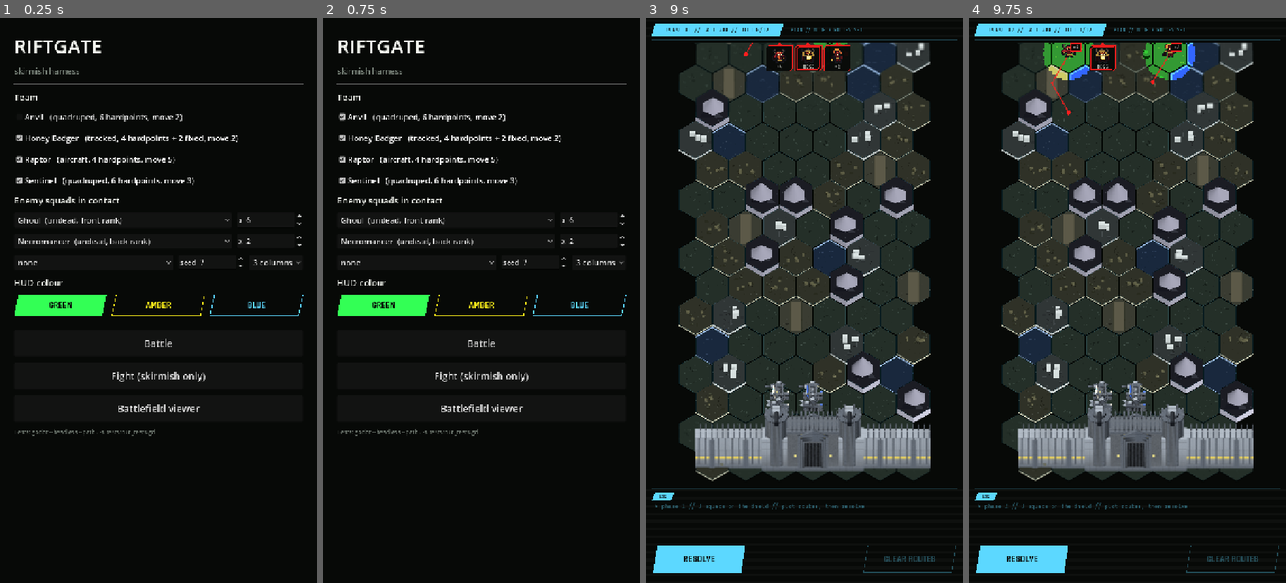
Above: before the commit, frames 1-4 (left to right).
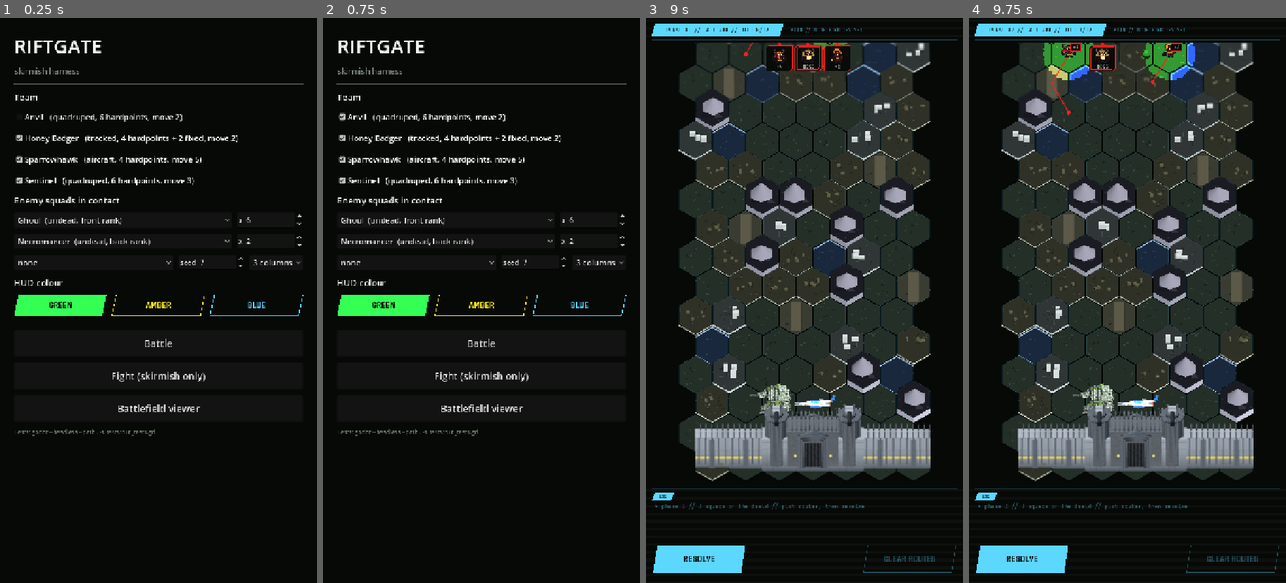
Above: after the commit, the same moments.

Repository: ryanjdmartin/riftgate
Game: Godot game, scene res://game/harness.tscn
Two runs of this game, one before a commit and one after it. Both use one fixed random seed, a clock stepped at 60 frames per second and the inputs below.
Inputs (mouse positions are in pixels of both pictures, inside the frame that each line leads up to):
- Up to frame 1 (0.25 s): no input
- Up to frame 2 (0.75 s): click "Anvil (quadruped, 6 hardpoint…" at 0.5 s
- Up to frame 3 (9 s): click "Honey Badger (tracked, 4 hard…" at 1.25 s; click (804, 159) at 2 s, where only the run before the commit has a clickable "Raptor (aircraft, 4 hardpoint…"; click (804, 159) at 2.75 s, where only the run after the commit has a clickable "Sparrowhawk (aircraft, 4 hard…"; click "Sentinel (quadruped, 6 hardpo…" at 3.5 s; click "Ghoul (undead, front rank)" at 4.25 s; click "none" at 5 s; click "3 columns" at 5.75 s; click "GREEN" at 6.5 s; click "AMBER" at 7.25 s; click "BLUE" at 8 s; click "Battle" at 8.75 s
- Up to frame 4 (9.75 s): click "RESOLVE" at 9.5 s

The runs differ from the first frame. In frame 1, 0.4% of the frame differs, in the area x 7-64%, y 24-26%; in frame 2, 0.4%; in frame 3, 0.7%, in the area x 32-60%, y 64-70%; in frame 4, 0.7%.

Commit message:
Ally art locked: the mid-nineties 3D register, built by lowforge; the 2D mech art and its tools deleted
The units take their chassis ids (badger, raptor) and the maker tones Ryan set: Minerva steel and greens, Kestrel chrome and blues, Wainwright iron and browns, Aphelion whites and reds, the Arsenal gunmetal. Third pass on both models: the Raptor gets a belly under the wing roots, anhedral, a longer lower canopy; the Badger bigger rotator cuffs with guns on them, wider treads, beefier booms, a spread three-digit claw, calmer grille and tread tiles. MechView3D takes the tile look for any textured model and carries a sun; Map3D fits every unit to about one hex. Deleted: art/mechs, the spriter, the map token tool, the old Badger .blend files and blendforge's mech renders. Tests take chassis names from content, never hardcoded. Bible, CLAUDE.md, README and status rewritten to the locked direction.

Co-Authored-By: Claude Fable 5.1 <noreply@anthropic.com>

Diff:
--- a/content/chassis.json
+++ b/content/chassis.json
@@ -39,9 +39,9 @@
       "flavour": "Wainwright & Sutler walker frame. Six hardpoints, no favourites. The one that comes back."
     },
     {
-      "id": "raptor", "name": "Raptor", "maker": "kestrel", "silhouette": "aircraft",
-      "design": { "fantasy": "A priority-target assassin. Hit, run, and let someone else carry the fire extinguisher.", "niche": "" },
-      "codex": "Kestrel's interceptor. Hits twice as hard as anything its size and runs twice as hot doing it. Somebody else carries the fire extinguisher.",
+      "id": "raptor", "name": "Sparrowhawk", "maker": "kestrel", "silhouette": "aircraft",
+      "design": { "fantasy": "A priority-target interceptor. Designed for speed and firepower and not much else, taking out a key asset and fleeing while its generous shields recharge.", "niche": "assassin" },
+      "codex": "Shortly into the invasion, it was determined that the masses of ",
       "hull": 60, "shield": 60, "movespeed": 5, "heat_max": 60, "hardpoints": 4,
       "armour": 0, "recharge_field": 30,
       "traits": ["flyer"],
--- a/game/battle/map_3d.gd
+++ b/game/battle/map_3d.gd
@@ -13,6 +13,7 @@
 const PITCH := 42.0            # the map tokens' tilt
 const HEX_WORLD := 35.0        # a hex's circumradius in model units: a mech is about one hex wide
 const CAMERA_DISTANCE := 900.0
+const MARKER_FIT := 1.05       # a mech's widest extent, in hex widths, on the map
 
 const TERRAIN := {
 	BattleMap.Terrain.PLAIN: Color("2a3628"),
@@ -331,5 +332,36 @@
 func _make_unit(u: Unit) -> Node3D:
 	if u.is_player() and not u.is_static():
 		var maker := str(ContentDB.load_default().chassis.get(u.chassis_id, {}).get("maker", "minerva"))
-		return _model(MechView3D.model_for(u.chassis_id, "badger"), maker, u.paint)
+		var node := _model(MechView3D.model_for(u.chassis_id, "badger"), maker, u.paint)
+		# Mechs are the reconstruction's markers, drawn at marker size: whatever the model's
+		# true size, its footprint is fitted to about one hex.
+		var aabb := _bounds(node)
+		var widest := maxf(aabb.size.x, aabb.size.z)
+		if widest > 0.0:
+			node.scale = Vector3.ONE * (HEX_WORLD * 2.0 * MARKER_FIT / widest)
+		return node
 	return null   # foes and static units are drawn flat by the map view
+
+
+## The union of every mesh's bounds under `node`, in the node's own space.
+func _bounds(node: Node3D) -> AABB:
+	var out := AABB()
+	var first := true
+	for mi in node.find_children("*", "MeshInstance3D", true, false):
+		var box: AABB = (mi as MeshInstance3D).get_aabb()
+		var xf: Transform3D = node.global_transform.affine_inverse() * (mi as Node3D).global_transform if node.is_inside_tree() else _relative(mi, node)
+		var b := xf * box
+		out = b if first else out.merge(b)
+		first = false
+	return out
+
+
+## Transform of `child` relative to `root` before either is in the tree.
+func _relative(child: Node, root: Node) -> Transform3D:
+	var xf := Transform3D.IDENTITY
+	var n := child
+	while n != null and n != root:
+		if n is Node3D:
+			xf = (n as Node3D).transform * xf
+		n = n.get_parent()
+	return xf
--- a/game/ui/mech_view_3d.gd
+++ b/game/ui/mech_view_3d.gd
@@ -180,25 +180,23 @@
 	if OS.get_environment("RIFTGATE_MECH3D_WIRE") == "1":
 		# Wireframe trial (21 September): the reconstruction's own telemetry drawing.
 		_inner.debug_draw = Viewport.DEBUG_DRAW_WIREFRAME
-	if OS.get_environment("RIFTGATE_MECH3D_LOOK") in ["flat", "tile"]:
-		# The flat and tile looks have no light of their own: one sun from the front-left and above, a
-		# little cool ambient, and shadows so the facets and overhangs read.
-		var tile_look := OS.get_environment("RIFTGATE_MECH3D_LOOK") == "tile"
-		var sun := DirectionalLight3D.new()
-		sun.light_energy = 1.7 if tile_look else 3.0
-		sun.rotation_degrees = Vector3(-55.0, yaw - 150.0, 0.0)
-		sun.shadow_enabled = true
-		sun.directional_shadow_max_distance = 2000.0
-		_inner.add_child(sun)
-		var env := WorldEnvironment.new()
-		var e := Environment.new()
-		e.background_mode = Environment.BG_COLOR
-		e.background_color = Color(0, 0, 0, 0)
-		e.ambient_light_source = Environment.AMBIENT_SOURCE_COLOR
-		e.ambient_light_color = Color("a0b4c8")
-		e.ambient_light_energy = 0.7 if tile_look else 1.3
-		env.environment = e
-		_inner.add_child(env)
+	# One sun from the front-left and above, a little cool ambient, and shadows, so the
+	# tiled facets and overhangs read. The toon shader carries its own light and ignores it.
+	var sun := DirectionalLight3D.new()
+	sun.light_energy = 1.7
+	sun.rotation_degrees = Vector3(-55.0, yaw - 150.0, 0.0)
+	sun.shadow_enabled = true
+	sun.directional_shadow_max_distance = 2000.0
+	_inner.add_child(sun)
+	var env := WorldEnvironment.new()
+	var e := Environment.new()
+	e.background_mode = Environment.BG_COLOR
+	e.background_color = Color(0, 0, 0, 0)
+	e.ambient_light_source = Environment.AMBIENT_SOURCE_COLOR
+	e.ambient_light_color = Color("a0b4c8")
+	e.ambient_light_energy = 0.7
+	env.environment = e
+	_inner.add_child(env)
 
 	_camera = Camera3D.new()
 	_camera.projection = Camera3D.PROJECTION_ORTHOGONAL
@@ -352,25 +350,15 @@
 				ramp = ramp_for(paint_arg["primary"])
 			elif role == "white" and paint_arg.has("secondary"):
 				ramp = ramp_for(paint_arg["secondary"])
-			if OS.get_environment("RIFTGATE_MECH3D_LOOK") == "tile":
-				# Lowforge trial (21 September): the glTF's own tiled texture, nearest
-				# filtered, matte, lit by the scene's sun. The mid-nineties register.
-				if src is StandardMaterial3D:
-					var tm: StandardMaterial3D = (src as StandardMaterial3D).duplicate()
-					tm.texture_filter = BaseMaterial3D.TEXTURE_FILTER_NEAREST
-					# The maker's gloss: Kestrel shines, Minerva does not.
-					tm.roughness = clampf(1.0 - float(GLOSS.get(maker, 0.4)) * 0.9, 0.3, 0.98)
-					tm.metallic = 0.0
-					mi.set_surface_override_material(i, tm)
-				continue
-			if look == "flat" or OS.get_environment("RIFTGATE_MECH3D_LOOK") == "flat":
-				# Direction-1 trial (20 September): flat palette colour per role, matte, lit
-				# by the scene's sun, facets doing the work. No toon ramp, no surface pass.
-				var fm := StandardMaterial3D.new()
-				fm.albedo_color = Color(ramp[1])
-				fm.roughness = 0.9
-				fm.metallic = 0.0
-				mi.set_surface_override_material(i, fm)
+			if src is StandardMaterial3D and (src as StandardMaterial3D).albedo_texture != null:
+				# A lowforge model (the ally register, decided 21 September): its own tiled
+				# texture, nearest filtered, flat facets, lit by the scene's sun, gloss by
+				# maker. The toon pass below is for untextured models (the structures).
+				var tm: StandardMaterial3D = (src as StandardMaterial3D).duplicate()
+				tm.texture_filter = BaseMaterial3D.TEXTURE_FILTER_NEAREST
+				tm.roughness = clampf(1.0 - float(GLOSS.get(maker, 0.4)) * 0.9, 0.3, 0.98)
+				tm.metallic = 0.0
+				mi.set_surface_override_material(i, tm)
 				continue
 			var m := ShaderMaterial.new()
 			m.shader = load("res://game/ui/mech_toon.gdshader")
--- a/tests/test_screen.gd
+++ b/tests/test_screen.gd
@@ -27,7 +27,7 @@
 	assert_eq(s.sk.state, Skirmish.State.ASSIGN, "assigning")
 	assert_eq(s._dice.size(), 3, "three dice views")
 	assert_eq(s._end_btn.text, "END TURN", "one end button")
-	assert_true(s._mech_views[0].sprite != null, "mech views carry sprite art")
+	assert_eq(s._mech_views.size(), 3, "three mech views")   # mechs are models; headless has no renderer and no sprite
 	assert_true(s._dice[0].can_tap and s._dice[0].can_drag, "dice lock and drag in the same phase")
 	s.free()
 
@@ -123,7 +123,8 @@
 	s._on_die_held(2)
 	assert_true(s._details.visible, "details shown")
 	var text := s._details_label.text
-	assert_true(text.begins_with("RAPTOR // D4"), "names the die and its size")
+	var title := str(ContentDB.load_default().chassis.get(s.sk.mechs[2].unit.chassis_id, {}).get("name", "")).to_upper()
+	assert_true(text.begins_with(title + " // D4"), "names the die and its size (from content, never a hardcoded name)")
 	assert_true(s._details_faces.visible, "face list shown")
 	assert_eq(s._details_faces.faces.size(), 4, "four faces in the column")
 	assert_eq(s._details_faces.current, s.sk.mechs[2].face_index, "current face highlighted")
@@ -156,8 +157,10 @@
 	assert_false(s._codex.visible, "codex closes")
 	s._on_mech_double_tapped(2)
 	assert_true(s._codex.visible, "codex opens for a mech")
-	assert_eq(s._codex_title.text, "Raptor", "titled with the chassis name")
-	assert_true(s._codex_sprite.visible and s._codex_sprite.texture != null, "head-on sprite shown")
+	var title := str(ContentDB.load_default().chassis.get(s.sk.mechs[2].unit.chassis_id, {}).get("name", ""))
+	assert_true(s._codex_title.text.contains(title), "titled with the chassis name from content")
+	var headless := DisplayServer.get_name() == "headless"   # no renderer: the model view cannot draw
+	assert_true(headless or (s._codex_sprite.visible and s._codex_sprite.texture != null), "head-on model shown")
 	assert_true(s._codex_passive.visible, "raptor's passive is shown")
 	assert_true(s._codex_passive.text.to_lower().contains("hot hands"), "by name")
 	assert_true(s._codex_faces.visible and s._codex_faces.faces.size() == 4, "faces listed visually")
--- a/tools/hero_shot.gd
+++ b/tools/hero_shot.gd
@@ -10,8 +10,6 @@
 
 
 func _init() -> void:
-	if OS.get_environment("RIFTGATE_MECH3D_WIRE") == "1":
-		RenderingServer.set_debug_generate_wireframes(true)   # before any mesh loads
 	var args := OS.get_cmdline_user_args()
 	if args.size() < 3:
 		push_error("usage: <chassis> <maker> out.png [front|rear] [width height]")
--- a/tools/map_tokens.gd
+++ /dev/null
@@ -1,68 +0,0 @@
-extends SceneTree
-
-## Map tokens from the 3D model: renders art/models/<chassis>.glb in the pixel look at the
-## map frame (24x28) from the six hex facings and writes art/mechs/<chassis>_map_strip.png,
-## the strip Sprites.map_mech reads. Replaces the spriter's strip for a chassis that has a
-## model, so the token on the battlefield is the same machine as the mech in the skirmish.
-## Needs a window (the dummy renderer draws nothing); then --import.
-##   godot --path . --resolution 360x640 -s tools/map_tokens.gd -- badger [anvil ...]
-## Also writes tools/blendforge/out/<chassis>_tokens.png, the strip at 4x, to look at.
-
-const PITCH := 42.0   # the spriter's map tilt: steeper than the combat view, reads from above
-# Godot yaw per facing in Hex.DIRECTIONS order (E, NE, NW, W, SW, SE). The view's yaw 0 faces
-# the camera (south, down the screen); the spriter's yaw 0 faces north, hence the 180.
-const YAWS := [90.0, 150.0, 210.0, 270.0, 330.0, 30.0]
-const SETTLE_FRAMES := 4
-
-var _ids: Array = []
-var _views: Array = []   # per chassis: Array[MechView3D]
-var _frames := 0
-
-
-func _init() -> void:
-	_ids = OS.get_cmdline_user_args()
-	if _ids.is_empty():
-		_ids = ["badger"]
-	var db := ContentDB.load_default()
-	for id in _ids:
-		if not MechView3D.has_model(id):
-			push_error("no model for %s (art/models/%s.glb)" % [id, id])
-			quit(2)
-			return
-		var maker := str(db.chassis.get(id, {}).get("maker", "minerva"))
-		var row: Array = []
-		for yaw in YAWS:
-			var v := MechView3D.new()
-			v.mode = "pixel"
-			v.yaw = yaw
-			v.pitch = PITCH
-			v.token = true
-			v.frame_override = Sprites.MAP_FRAME
-			v._setup(id, maker)
-			root.add_child(v)
-			row.append(v)
-		_views.append(row)
-	process_frame.connect(_tick)
-
-
-func _tick() -> void:
-	_frames += 1
-	if _frames < SETTLE_FRAMES:
-		return
-	process_frame.disconnect(_tick)
-	var w := Sprites.MAP_FRAME.x
-	var h := Sprites.MAP_FRAME.y
-	for k in range(_ids.size()):
-		var strip := Image.create(w * 6, h, false, Image.FORMAT_RGBA8)
-		for i in range(6):
-			var img: Image = (_views[k][i] as MechView3D).texture.get_image()
-			img.convert(Image.FORMAT_RGBA8)
-			strip.blit_rect(img, Rect2i(0, 0, w, h), Vector2i(i * w, 0))
-		var out := "res://art/mechs/%s_map_strip.png" % _ids[k]
-		var err := strip.save_png(out)
-		print("saved %s (%s)" % [out, error_string(err)])
-		var big := strip.duplicate()
-		big.resize(w * 6 * 4, h * 4, Image.INTERPOLATE_NEAREST)
-		DirAccess.make_dir_recursive_absolute(ProjectSettings.globalize_path("res://tools/blendforge/out"))
-		big.save_png("res://tools/blendforge/out/%s_tokens.png" % _ids[k])
-	quit(0)
Binary file removed: art/mechs/anvil_combat_front_right.png
Not shown, removed: art/mechs/anvil_combat_front_right.png.import
Binary file removed: art/mechs/badger_combat_front.png
Not shown, removed: art/mechs/badger_combat_front.png.import
Binary file removed: art/mechs/badger_combat_front_left.png
Not shown, removed: art/mechs/badger_combat_front_left.png.import
Binary file removed: art/mechs/badger_combat_front_right.png
Not shown, removed: art/mechs/badger_combat_front_right.png.import
Binary file removed: art/mechs/badger_contact.png
Not shown, removed: art/mechs/badger_contact.png.import
Binary file removed: art/mechs/badger_map_e.png
Not shown, removed: art/mechs/badger_map_e.png.import
(and 176 more such lines)
